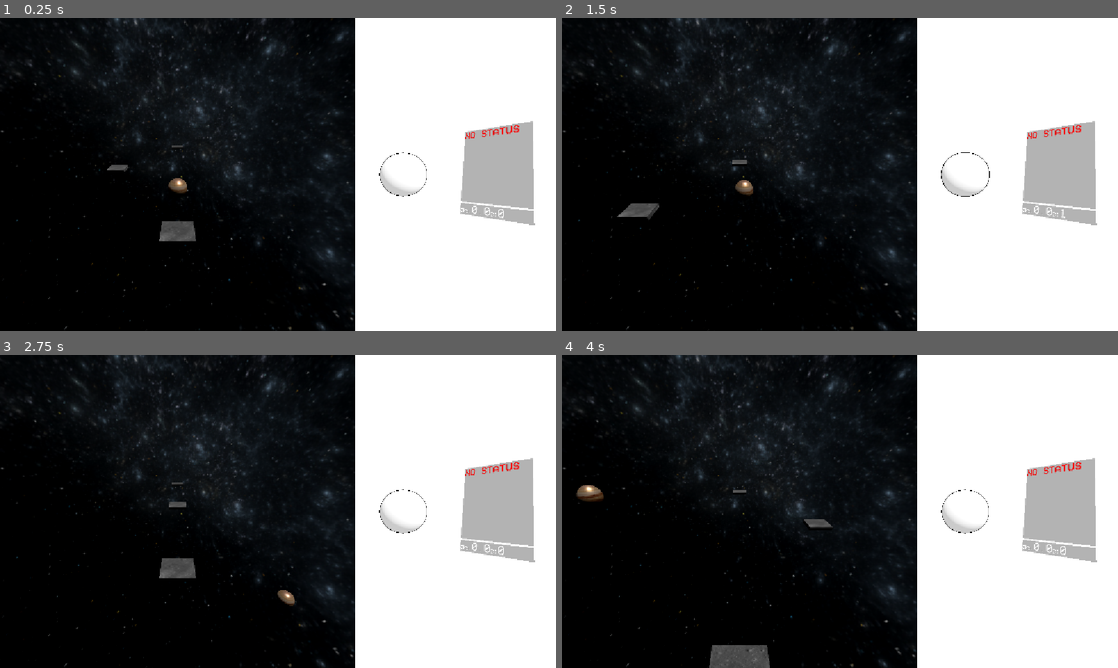
Above: before the commit, frames 1-4 (two rows, left to right).
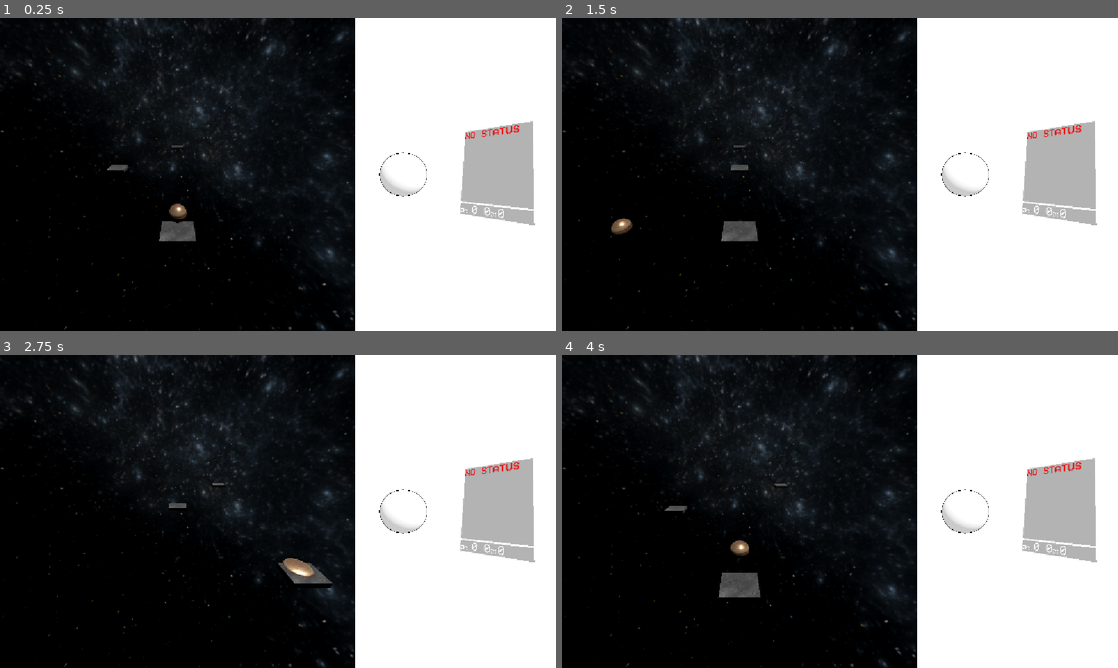
Above: after the commit, the same moments.

Repository: AnCarsenat/DopamineBounce
Game: Godot game, scene res://main_game.tscn
Same seed, same stepped clock (60 frames per second), same inputs: the game is played once before the commit and once after it.
Inputs (mouse positions are in pixels of both pictures, inside the frame that each line leads up to):
- Up to frame 1 (0.25 s): no input
- Up to frame 2 (1.5 s): move the mouse to (962, 158) at 0.52 s; hold Right (ui_right) 0.53-1.28 s; click (962, 158) at 0.67 s; tap Space (jump) at 0.77 s; move the mouse to (728, 190) at 1.27 s; hold Left (ui_left) from 1.28 s (still down)
- Up to frame 3 (2.75 s): tap Space (jump) at 1.52 s; move the mouse to (333, 442) at 2.02 s; release Left (ui_left) at 2.03 s; hold Right (ui_right) from 2.03 s (still down)
- Up to frame 4 (4 s): move the mouse to (812, 574) at 2.77 s; click (812, 574) at 2.92 s; tap Space (jump) at 3.02, 3.77 s; move the mouse to (1006, 558) at 3.52 s; release Right (ui_right) at 3.53 s; hold Left (ui_left) from 3.53 s (still down)

The runs differ from the first frame. In frame 1, 0.3% of the frame differs, in the area x 30-34%, y 51-66%; in frame 2, 1.2%; in frame 3, 1.1%; in frame 4, 1.9%, in the area x 2-49%, y 41-100%.

Commit message:
Wrote a main game setting that handles the speed of games, s yncs bpm and plays the tracks; the main game (balll bounce is now more difficult because it starts much faster, i'm cold >-<

Diff:
--- a/dopamine-bouce/ball.gd
+++ b/dopamine-bouce/ball.gd
@@ -1,4 +1,5 @@
 extends CharacterBody3D
+class_name ballPlayer
 
 @export var bounce_velocity: float = 15.0
 @export var gravity: float = 25.0
@@ -12,12 +13,6 @@
 @export var jump_buffer_time: float = 0.12
 @export var speed: Vector3 = Vector3(0 ,1080, 0)
 
-@export_group("Speed Up")
-## Top speed as a multiple of the starting speed (1 = never speeds up).
-@export var max_speed_multiplier: float = 2.0
-## Seconds of play to go from starting speed to top speed.
-@export var speed_ramp_time: float = 90.0
-
 @export_group("Squash")
 ## How flat the ball gets on impact (0 = none, 0.5 = half height).
 @export_range(0.0, 0.8) var squash_amount: float = 0.7
@@ -30,7 +25,7 @@
 @onready var _mesh_base_y: float = mesh.position.y
 @onready var _mesh_half_height: float = mesh.get_aabb().size.y * 0.5
 
-## Current game speed, 1.0 at the start up to max_speed_multiplier.
+## Current game speed, driven by GameSpeed (BPM based).
 var speed_multiplier: float = 1.0
 var _run_time: float = 0.0
 var _jump_buffer: float = 0.0
@@ -42,11 +37,15 @@
 
 var current_lane: int = 1 # 0 = Left, 1 = Center, 2 = Right
 
-
+func get_speed_multiplier()->float:
+	return speed_multiplier
 
 func _ready() -> void:
 	add_to_group("player")
-	print("added to player group")
+	# One bounce lasts 2v/g at multiplier 1, which is also the time between platforms.
+	GameSpeed.base_beat_time = 2.0 * bounce_velocity / gravity
+	GameSpeed.reset()
+	speed_multiplier = GameSpeed.multiplier
 
 
 func _physics_process(delta: float) -> void:
@@ -69,7 +68,7 @@
 	if is_on_floor() and _can_bounce():
 		_jump_buffer = 0.0
 		# Only change speed at a bounce so each arc stays in sync with the tiles.
-		speed_multiplier = lerpf(1.0, max_speed_multiplier, clampf(_run_time / speed_ramp_time, 0.0, 1.0))
+		speed_multiplier = GameSpeed.on_bounce(_run_time)
 		velocity.y = bounce_velocity * speed_multiplier
 		spawner.sync_to_bounce(speed_multiplier, 2.0 * bounce_velocity / (gravity * speed_multiplier))
 		_squash = squash_amount
--- /dev/null
+++ b/dopamine-bouce/bounce_game.gd
@@ -0,0 +1,21 @@
+extends Node3D
+class_name BounceGame
+
+@onready var player = $PlayerBody
+@onready var tileSpawner = $TileSpawning
+
+
+func get_speed()->float:
+	return GameSpeed.multiplier
+
+func get_bpm()->float:
+	return GameSpeed.bpm
+
+# Called when the node enters the scene tree for the first time.
+func _ready() -> void:
+	pass # Replace with function body.
+
+
+# Called every frame. 'delta' is the elapsed time since the previous frame.
+func _process(_delta: float) -> void:
+	pass
--- a/dopamine-bouce/bounce_game.tscn
+++ b/dopamine-bouce/bounce_game.tscn
@@ -1,17 +1,15 @@
 [gd_scene format=3 uid="uid://bctbs3vvobpj4"]
 
+[ext_resource type="Script" uid="uid://djj5jb3hnjkun" path="res://bounce_game.gd" id="1_3gd7r"]
 [ext_resource type="Script" uid="uid://jfpv6gc8y0hg" path="res://ball.gd" id="1_wg2lm"]
 [ext_resource type="Script" uid="uid://bnyiykoq2xbes" path="res://tile_spawning.gd" id="2_wg2lm"]
 [ext_resource type="Texture2D" uid="uid://ctvf0d8i4xl08" path="res://jupiter.webp" id="3_i27p3"]
 [ext_resource type="Texture2D" uid="uid://cu4215d8chbu1" path="res://starfield.jpg" id="4_i27p3"]
 [ext_resource type="Texture2D" uid="uid://cn8w2p8ltpfh5" path="res://moon.jpg" id="4_yugjq"]
-[ext_resource type="Shader" path="res://wind_effect.gdshader" id="5_wind"]
-[ext_resource type="Script" path="res://wind_effect.gd" id="6_wind"]
-[ext_resource type="Script" path="res://item_effects.gd" id="7_fx"]
-[ext_resource type="FontFile" path="res://assets/VCR_OSD_MONO_1.001.ttf" id="8_font"]
-
-[sub_resource type="ShaderMaterial" id="ShaderMaterial_wind"]
-shader = ExtResource("5_wind")
+[ext_resource type="Shader" uid="uid://g2bb4khgnvib" path="res://wind_effect.gdshader" id="5_wind"]
+[ext_resource type="Script" uid="uid://cadgs2fx8omyl" path="res://wind_effect.gd" id="6_wind"]
+[ext_resource type="Script" uid="uid://cersw1jlvkrpc" path="res://item_effects.gd" id="7_fx"]
+[ext_resource type="FontFile" uid="uid://d22dvwe7o7jk" path="res://assets/VCR_OSD_MONO_1.001.ttf" id="8_font"]
 
 [sub_resource type="StandardMaterial3D" id="StandardMaterial3D_yugjq"]
 albedo_texture = ExtResource("3_i27p3")
@@ -54,7 +52,16 @@
 
 [sub_resource type="WorldBoundaryShape3D" id="WorldBoundaryShape3D_m6kx8"]
 
+[sub_resource type="ShaderMaterial" id="ShaderMaterial_wind"]
+shader = ExtResource("5_wind")
+shader_parameter/intensity = 0.0
+shader_parameter/line_color = Color(1, 1, 1, 0.8)
+shader_parameter/center = Vector2(0.5, 0.45)
+shader_parameter/line_count = 90.0
+shader_parameter/line_speed = 4.0
+
 [node name="BounceGame" type="Node3D" unique_id=1900847533]
+script = ExtResource("1_3gd7r")
 
 [node name="TileSpawning" type="Node3D" parent="." unique_id=1791349647]
 script = ExtResource("2_wg2lm")
@@ -109,9 +116,9 @@
 [node name="DirectionalLight3D" type="DirectionalLight3D" parent="." unique_id=1496522030]
 transform = Transform3D(-0.6830128, -0.6830128, 0.25881904, 0.1830127, 0.18301265, 0.9659258, -0.7071068, 0.7071068, 3.090862e-08, 0, 6, 0)
 
-[node name="WindLayer" type="CanvasLayer" parent="."]
+[node name="WindLayer" type="CanvasLayer" parent="." unique_id=973696265]
 
-[node name="Wind" type="ColorRect" parent="WindLayer"]
+[node name="Wind" type="ColorRect" parent="WindLayer" unique_id=725107333]
 visible = false
 material = SubResource("ShaderMaterial_wind")
 anchors_preset = 15
@@ -122,13 +129,13 @@
 mouse_filter = 2
 script = ExtResource("6_wind")
 
-[node name="ItemEffects" type="Node" parent="."]
+[node name="ItemEffects" type="Node" parent="." unique_id=679792408]
 script = ExtResource("7_fx")
 
-[node name="Hud" type="CanvasLayer" parent="."]
+[node name="Hud" type="CanvasLayer" parent="." unique_id=403344612]
 layer = 2
 
-[node name="EffectsLabel" type="Label" parent="Hud"]
+[node name="EffectsLabel" type="Label" parent="Hud" unique_id=126862142]
 anchors_preset = 10
 anchor_right = 1.0
 offset_top = 14.0
--- /dev/null
+++ b/dopamine-bouce/game_speed.gd
@@ -0,0 +1,88 @@
+extends Node
+## Global game speed (autoload "GameSpeed").
+##
+## The BPM is the driver: it ramps from start_bpm to max_bpm, and the speed
+## multiplier is derived from it so one platform passes every beat. The music
+## track whose BPM is closest plays, pitch-shifted to match the exact BPM.
+
+@export var start_bpm: float = 85.0
+@export var max_bpm: float = 105.0
+## Seconds of play to go from start_bpm to max_bpm.
+@export var ramp_time: float = 90.0
+## Beats between two platforms. 1 = bounce on every beat, 2 = every other beat.
+@export var beats_per_platform: int = 1
+## Pitch-shift the track so it matches the BPM exactly between 85 and 105.
+@export var match_pitch: bool = true
+
+## BPM -> track. Each track must start on a beat.
+var tracks := {
+	85.0: preload("res://assets/music/GameJam85.mp3"),
+	105.0: preload("res://assets/music/GameJam105.mp3"),
+}
+
+## Seconds between platforms at multiplier 1. Set by the ball from its bounce physics.
+var base_beat_time: float = 1.2
+var bpm: float = 85.0
+var multiplier: float = 1.0
+
+var _player: AudioStreamPlayer
+var _track_bpm: float = 0.0
+
+
+func _ready() -> void:
+	process_mode = Node.PROCESS_MODE_ALWAYS
+	_player = AudioStreamPlayer.new()
+	add_child(_player)
+	for stream in tracks.values():
+		stream.loop = true
+	reset()
+
+
+## Back to the start speed and silence. Called when the run (re)starts.
+func reset() -> void:
+	bpm = start_bpm
+	multiplier = multiplier_for(bpm)
+	_player.stop()
+	_track_bpm = 0.0
+
+
+## Seconds between two platforms at the given BPM.
+func beat_time_for(at_bpm: float) -> float:
+	return 60.0 / at_bpm * beats_per_platform
+
+
+func multiplier_for(at_bpm: float) -> float:
+	return base_beat_time / beat_time_for(at_bpm)
+
+
+## 0 at start_bpm, 1 at max_bpm.
+func progress() -> float:
+	if max_bpm <= start_bpm:
+		return 0.0
+	return inverse_lerp(start_bpm, max_bpm, bpm)
+
+
+## Called by the ball on every bounce (the only moment speed may change, so arcs
+## stay in sync with the tiles). Returns the new speed multiplier.
+func on_bounce(run_time: float) -> float:
+	var t := clampf(run_time / ramp_time, 0.0, 1.0) if ramp_time > 0.0 else 1.0
+	bpm = lerpf(start_bpm, max_bpm, t)
+	multiplier = multiplier_for(bpm)
+	_update_music()
+	return multiplier
+
+
+func _update_music() -> void:
+	var best: float = tracks.keys()[0]
+	for track_bpm: float in tracks.keys():
+		if absf(track_bpm - bpm) < absf(best - bpm):
+			best = track_bpm
+
+	if best != _track_bpm or not _player.playing:
+		# Switching happens on a bounce, i.e. on a beat, so starting the new
+		# track from its first beat keeps it in phase.
+		_track_bpm = best
+		_player.stream = tracks[best]
+		_player.play()
+
+	_player.pitch_scale = bpm / _track_bpm if match_pitch else 1.0
--- a/dopamine-bouce/main_game.tscn
+++ b/dopamine-bouce/main_game.tscn
@@ -64,3 +64,5 @@
 render_target_update_mode = 4
 
 [node name="JeuClicker" parent="HSplitContainer/ClickerContainer/SubViewport" unique_id=550232895 instance=ExtResource("1_1oj5k")]
+
+[node name="AudioStreamPlayer" type="AudioStreamPlayer" parent="." unique_id=1025139161]
--- a/dopamine-bouce/project.godot
+++ b/dopamine-bouce/project.godot
@@ -14,6 +14,10 @@
 run/main_scene="uid://dignkhfl1t2bx"
 config/features=PackedStringArray("4.7", "GL Compatibility")
 config/icon="res://icon.svg"
+
+[autoload]
+
+GameSpeed="*res://game_speed.gd"
 
 [display]
 
--- a/dopamine-bouce/wind_effect.gd
+++ b/dopamine-bouce/wind_effect.gd
@@ -4,15 +4,11 @@
 ## How quickly the effect catches up with speed changes.
 @export var smoothing: float = 2.0
 
-@onready var player = $"../../PlayerBody"
-
 var _intensity: float = 0.0
 
 
 func _process(delta: float) -> void:
-	var target := inverse_lerp(1.0, player.max_speed_multiplier, player.speed_multiplier)
-	if player.max_speed_multiplier <= 1.0:
-		target = 0.0
+	var target := GameSpeed.progress()
 	_intensity = lerpf(_intensity, clampf(target, 0.0, 1.0), clampf(smoothing * delta, 0.0, 1.0))
 	visible = _intensity > 0.005
 	(material as ShaderMaterial).set_shader_parameter("intensity", _intensity)
Not shown, added: dopamine-bouce/assets/music/GameJam105.mp3.import
Not shown, added: dopamine-bouce/assets/music/GameJam105.wav.import
Not shown, added: dopamine-bouce/bounce_game.gd.uid
Not shown, added: dopamine-bouce/game_speed.gd.uid
